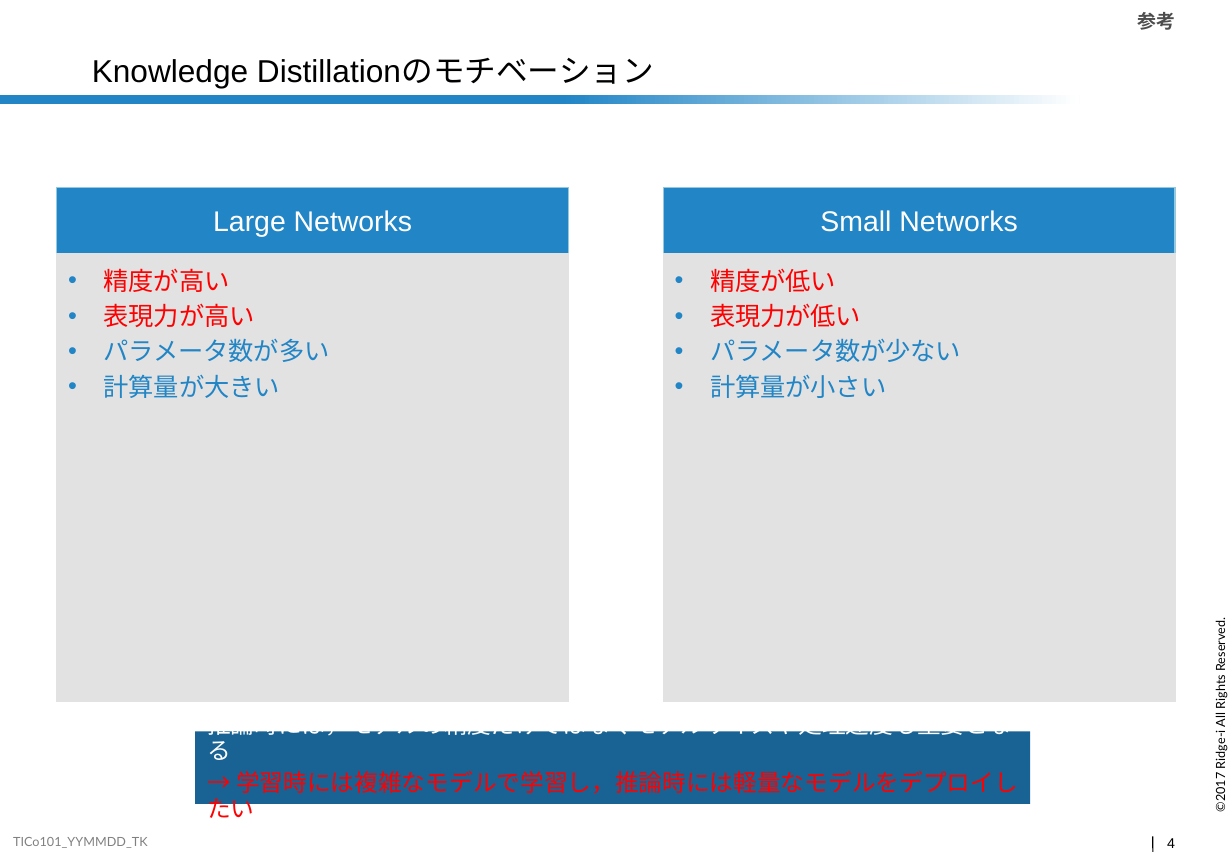
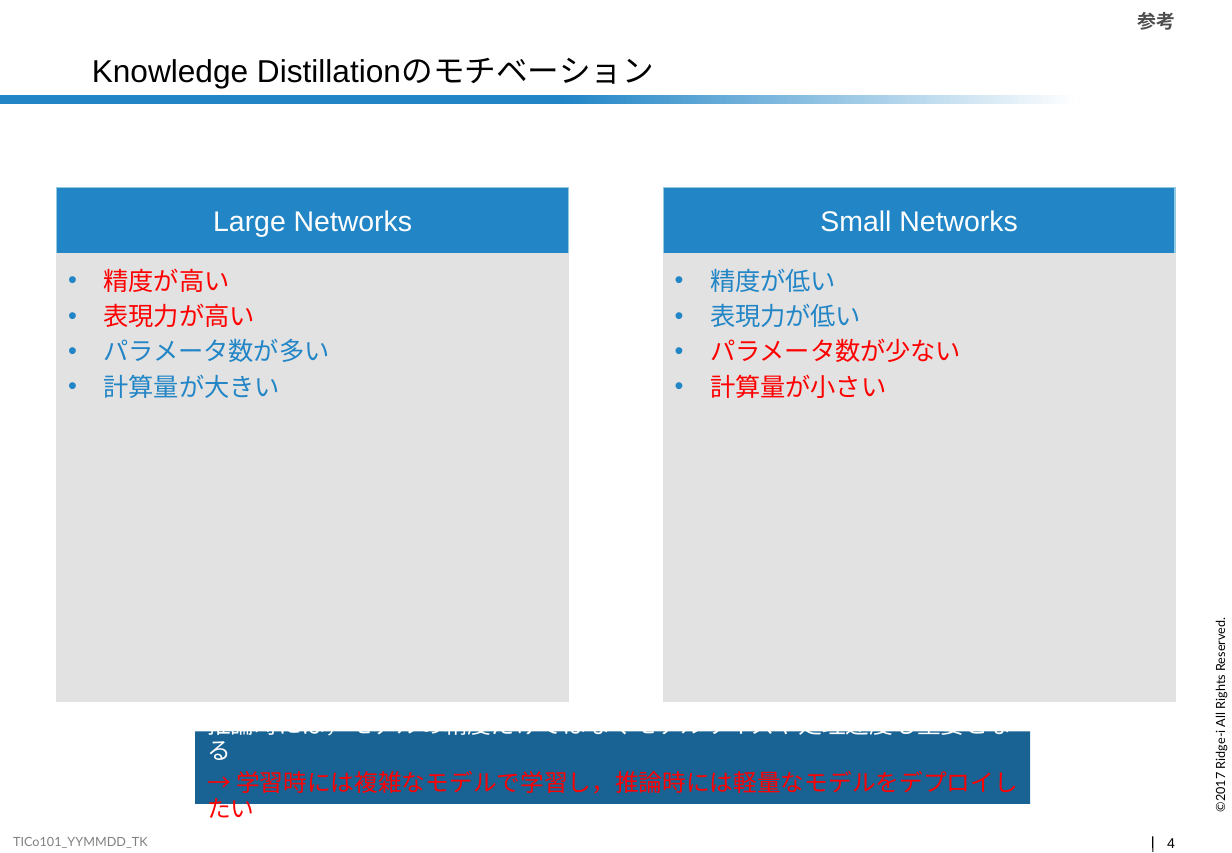
Before and after one commit to nocotan/slides, a slide deck: slide 4 of ban.pptx. Drawn at 1232x853 pixels with LibreOffice and Linux fonts; fonts in the diff are those of the drawing; background and template pictures are left out. Boxes give left, top, right and bottom in pixels: in the first picture for what was removed or moved away, otherwise in the second. Text is boxed around its words. In the diff, an @@ line names an element or a change of style, - is before the commit and + after.

```diff
--- a/ban.pptx
+++ b/ban.pptx
@@ rectangle "精度が低い" at (x1=663, y1=254, x2=1175, y2=702): text colour #FF0000 to #2185C6 in "精度が低い", "表現力が低い"; text colour #2185C6 to #FF0000 in "パラメータ数が少ない", "計算量が小さい" @@
```
Also in this commit, not shown: 1 other slide changed.
